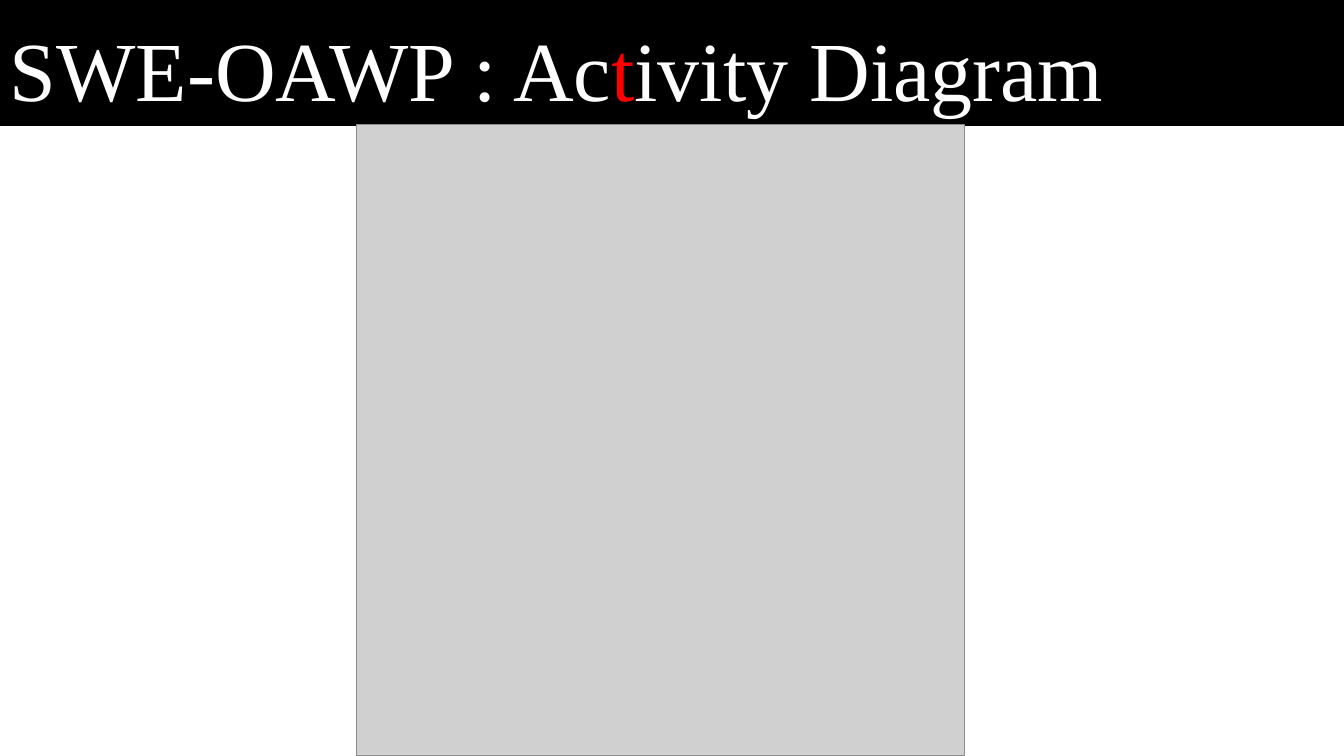
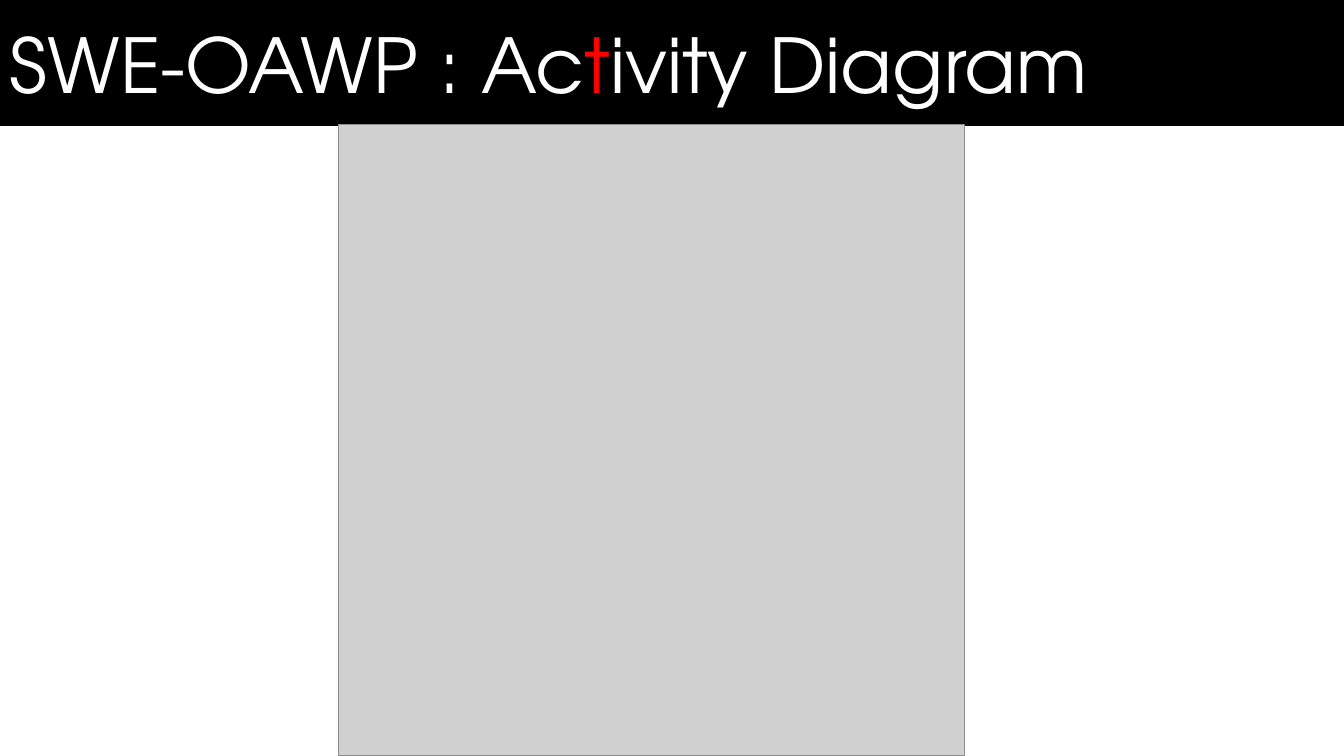
Before and after one commit to bhavyabatra/SWEN_Dynamo, a slide deck: slide 13 of Documentation/Master's Defense Presentation.pptx (slide 11 before the commit). Drawn at 1344x756 pixels with LibreOffice and Linux fonts; fonts in the diff are those of the drawing; grey boxes stand for pictures; background and template pictures are left out. Boxes give left, top, right and bottom in pixels: in the first picture for what was removed or moved away, otherwise in the second. Text is boxed around its words. In the diff, an @@ line names an element or a change of style, - is before the commit and + after.

```diff
--- a/Documentation/Master's Defense Presentation.pptx
+++ b/Documentation/Master's Defense Presentation.pptx
@@ text "SWE-OAWP : Activity Diagram" at <box>10,36,1087,128</box>: size 60 to 54 pt, font Times New Roman to TeX Gyre Adventor @@
@@ picture: place and size @@
-picture at <box>357,125,965,756</box>
+picture at <box>339,125,965,756</box>
```
Also in this commit, not shown: 11 other slides changed, 10 slides added, 17 slides removed.
